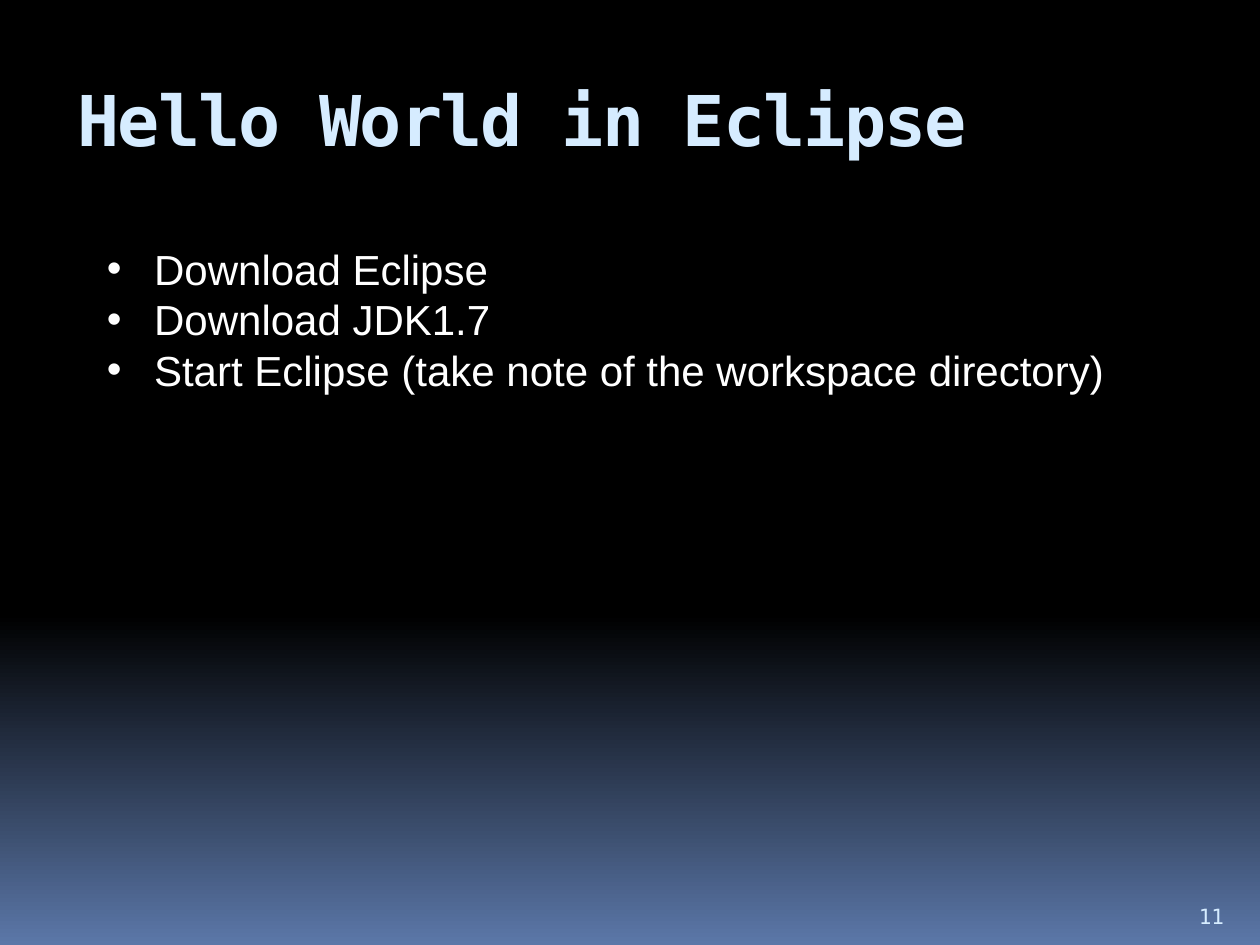
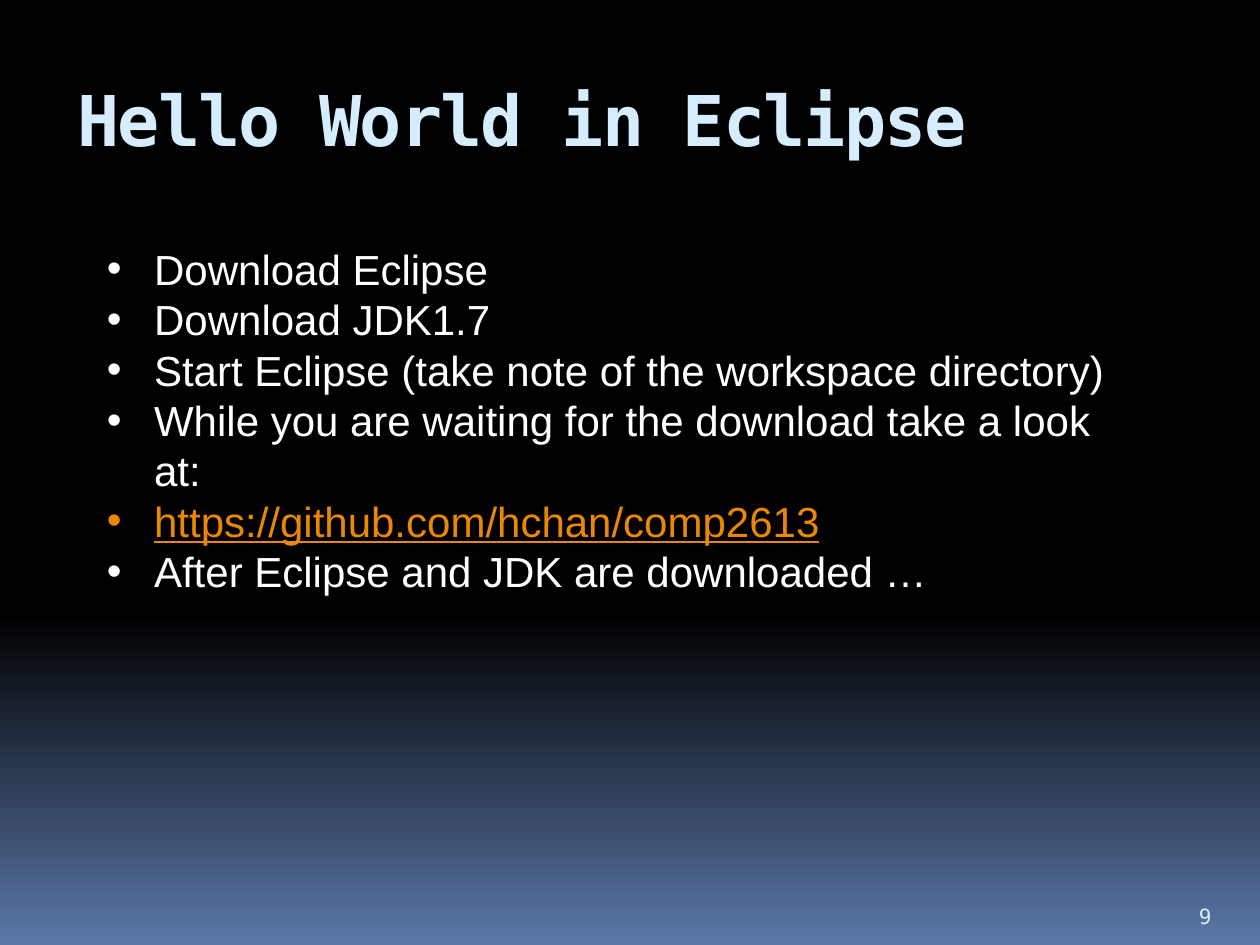
Before and after one commit to hchan/comp2613, a slide deck: slide 9 of coursePresentation.pptx (slide 11 before the commit). Drawn at 1260x945 pixels with LibreOffice and Linux fonts; fonts in the diff are those of the drawing. Boxes give left, top, right and bottom in pixels: in the first picture for what was removed or moved away, otherwise in the second. Text is boxed around its words. In the diff, an @@ line names an element or a change of style, - is before the commit and + after.

```diff
--- a/coursePresentation.pptx
+++ b/coursePresentation.pptx
@@ text at [154,405,1090,596]: paragraphs added @@
+• While you are waiting for the download take a look at:
+• https://github.com/hchan/comp2613
+• After Eclipse and JDK are downloaded …
@@ page number at [1199,908,1212,924]: text changed @@
-11
+9
```
Also in this commit, not shown: 4 other slides changed, 1 slide added, 3 slides removed.
